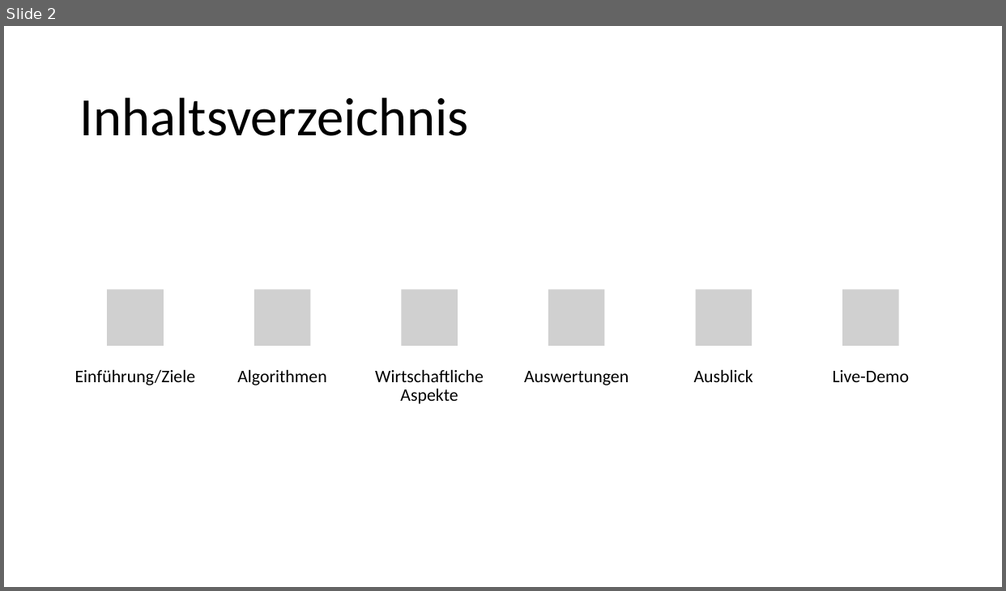
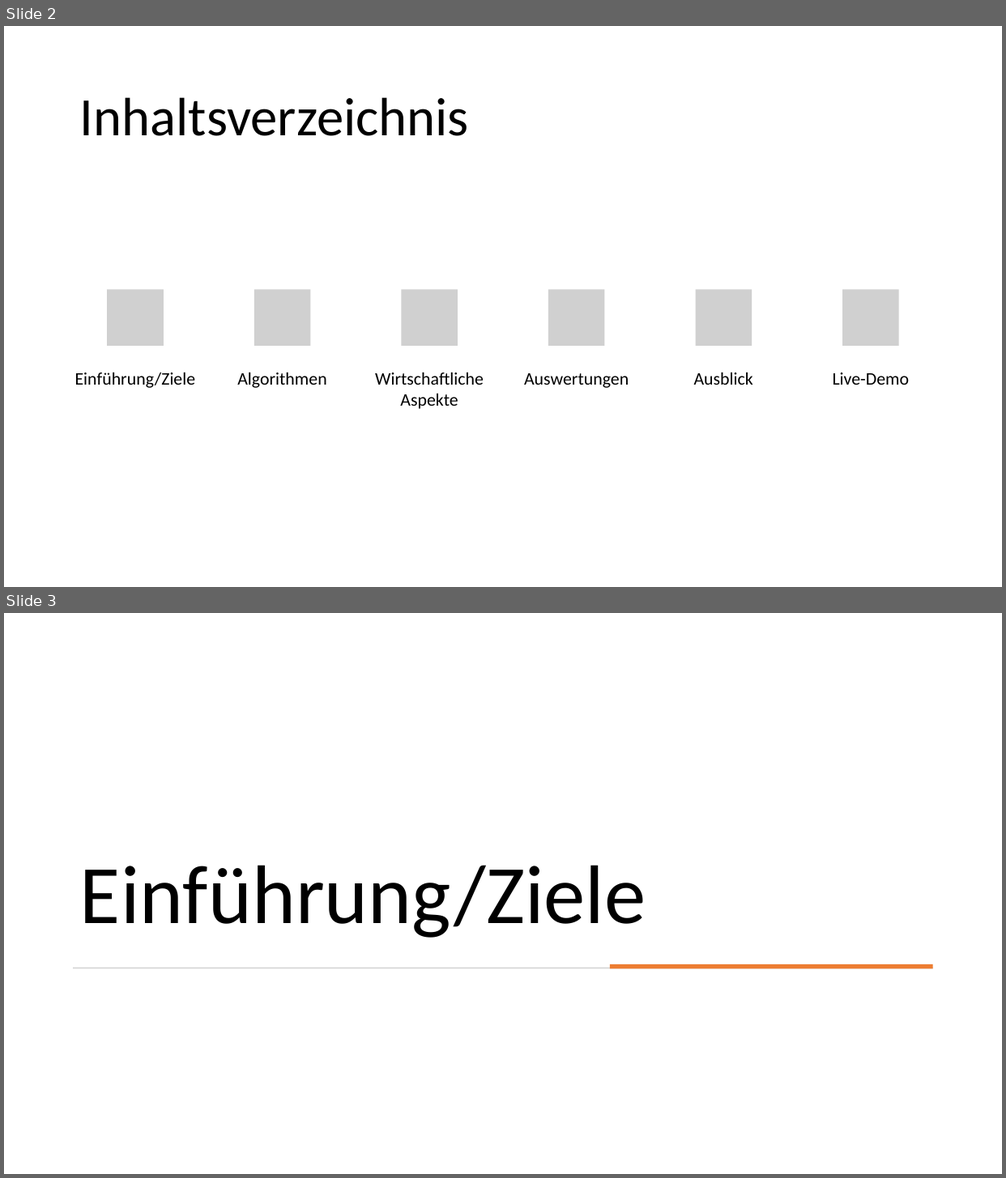
Before and after one commit to Brebeck-Jan/chessmaster, a slide deck: Präsentationen/Abschlusspräsentation/Chessmaster_Abschluss.pptx. Shown one above the other, each under a label of ours: slide 2 before the commit, slides 2 and 3 after it. The pictures are 1006x591 and 1006x1178 pixels, drawn with LibreOffice and Linux fonts; fonts in the diff are those of the drawing; grey boxes stand for pictures. Boxes give left, top, right and bottom in pixels: in the first picture for what was removed or moved away, otherwise in the second. Text is boxed around its words. In the diff, an @@ line names an element or a change of style, - is before the commit and + after.

```diff
--- a/Präsentationen/Abschlusspräsentation/Chessmaster_Abschluss.pptx
+++ b/Präsentationen/Abschlusspräsentation/Chessmaster_Abschluss.pptx
@@ slide 3 added at bbox=[4, 613, 1002, 1174], background #FFFFFF @@
@@ title added at bbox=[80, 865, 646, 938], 80 pt, text #000000 @@
+Einführung/Ziele
@@ rectangle added at bbox=[73, 968, 933, 969], fill #D5D5D5 @@
@@ rectangle added at bbox=[610, 965, 933, 969], fill #ED7D31 @@
@@ slide 2 changed as well @@
@@ line spacing 0.9 to 1 in 6 elements at bbox=[75, 373, 196, 388], bbox=[237, 373, 326, 388], bbox=[375, 373, 484, 409], bbox=[524, 373, 629, 388], bbox=[694, 373, 753, 385], bbox=[833, 373, 910, 385] @@
```
Also in this commit, not shown: 10 other slides changed, 11 other slides added, 5 slides removed.
